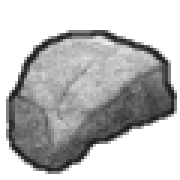
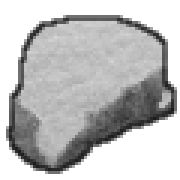
Layer changes from the first 180px x 180px image to the second:
added layer "snow line" above "snow" over [6, 15, 177, 174]
added layer "snow" above "line" over [15, 18, 174, 168]
hid "line" over [6, 30, 177, 174]
